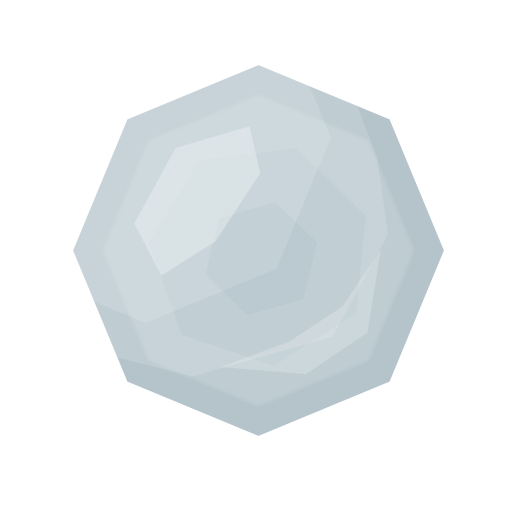
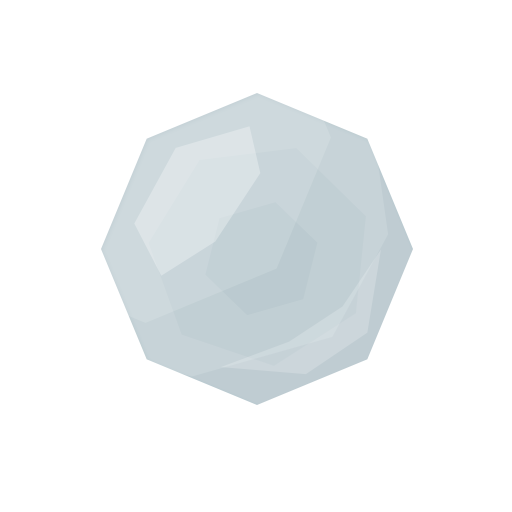
The second w=512, h=512 image is a revision of the first. Changes to its layers:
painted on "Forme 366", unmasked it over <box>329,326,381,375</box>
painted on "Forme 2", unmasked it over <box>134,126,177,169</box>
painted on "Forme 367", unmasked it over <box>148,360,366,366</box>
painted on "Forme 3", unmasked it over <box>87,97,444,436</box>
added layer "Forme 1 copy" in group "florb" over <box>73,65,444,436</box>
painted on "Forme 1", unmasked it over <box>73,65,444,436</box>
